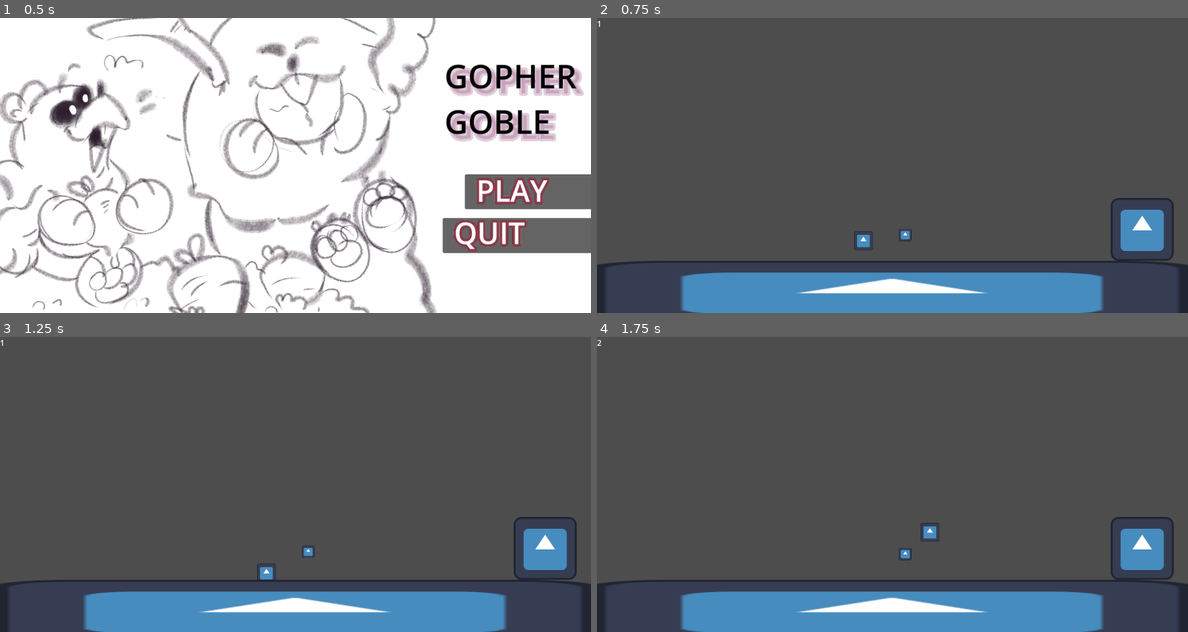
Above: before the commit, frames 1-4 (two rows, left to right).
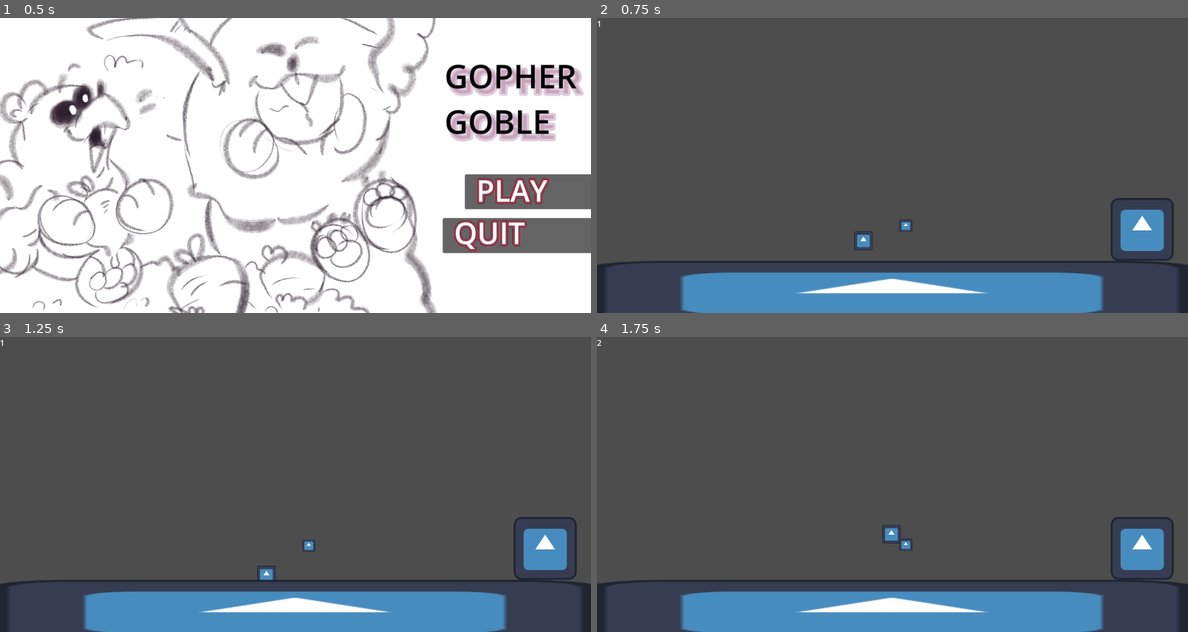
Above: after the commit, the same moments.

Repository: Kapioga/Gopher-Goble
Game: Godot game, scene res://Scenes/start_screen.tscn
Same seed, same stepped clock (60 frames per second), same inputs: the game is played once before the commit and once after it. The engine's default icon, where the game draws it, is replaced by a stand-in: a white triangle on a blue panel in a dark square.
Inputs (mouse positions are in pixels of both pictures, inside the frame that each line leads up to):
- Up to frame 1 (0.5 s): no input
- Up to frame 2 (0.75 s): click "PLAY" at 0.5 s
- Up to frame 3 (1.25 s): no input
- Up to frame 4 (1.75 s): tap Enter (ui_accept) at 1.25, 1.52 s; move the mouse to (1022, 469) at 1.27 s; hold Right (Right) from 1.28 s (still down)

Frame 1 is identical in both runs. In frame 2, 0.1% of the frame differs, in the area x 51-54%, y 68-76%; in frame 3, 0.1%; in frame 4, 0.4%, in the area x 48-58%, y 63-76%.

Commit message:
Cleaned up code and nodes

Diff:
--- a/Scenes/Game_Main.tscn
+++ b/Scenes/Game_Main.tscn
@@ -8,7 +8,7 @@
 [ext_resource type="PackedScene" uid="uid://d3rjdb1ycdumj" path="res://temp_borders.tscn" id="5_prq3j"]
 
 [sub_resource type="RectangleShape2D" id="RectangleShape2D_4jxgm"]
-size = Vector2(55, 69)
+size = Vector2(38, 46)
 
 [node name="GameMain" type="Node2D"]
 script = ExtResource("1_nodvi")
@@ -20,12 +20,12 @@
 position = Vector2(599, 558)
 
 [node name="Veggie" parent="." instance=ExtResource("3_1isrd")]
-position = Vector2(626, 446)
+position = Vector2(627, 429)
 
 [node name="ScoreDetect" type="Area2D" parent="Veggie"]
 
 [node name="CollisionShape2D" type="CollisionShape2D" parent="Veggie/ScoreDetect"]
-position = Vector2(0, 1)
+position = Vector2(-1, -6)
 shape = SubResource("RectangleShape2D_4jxgm")
 
 [node name="Gopher" parent="." instance=ExtResource("4_nnyj8")]
--- a/Scenes/Platform.tscn
+++ b/Scenes/Platform.tscn
@@ -3,7 +3,7 @@
 [ext_resource type="Texture2D" uid="uid://yjl2s5idrpga" path="res://icon.svg" id="1_ihswc"]
 
 [sub_resource type="RectangleShape2D" id="RectangleShape2D_g1ewx"]
-size = Vector2(1253, 122)
+size = Vector2(1253, 116)
 
 [node name="Platform" type="StaticBody2D"]
 
@@ -12,5 +12,5 @@
 texture = ExtResource("1_ihswc")
 
 [node name="CollisionShape2D" type="CollisionShape2D" parent="."]
-position = Vector2(0, -7)
+position = Vector2(0, 2)
 shape = SubResource("RectangleShape2D_g1ewx")
--- a/Scenes/Player.tscn
+++ b/Scenes/Player.tscn
@@ -4,18 +4,19 @@
 [ext_resource type="Texture2D" uid="uid://yjl2s5idrpga" path="res://icon.svg" id="2_jnavv"]
 
 [sub_resource type="RectangleShape2D" id="RectangleShape2D_lmrs2"]
-size = Vector2(62, 59)
+size = Vector2(42, 43)
 
 [sub_resource type="RectangleShape2D" id="RectangleShape2D_7jssq"]
+size = Vector2(37, 37)
 
 [node name="Player" type="CharacterBody2D"]
 position = Vector2(0, -13)
 script = ExtResource("1_y1cr8")
 
-[node name="DetectVeggie" type="Area2D" parent="." groups=["Player"]]
+[node name="DetectVeggie" type="Area2D" parent="."]
 
 [node name="CollisionShape2D" type="CollisionShape2D" parent="DetectVeggie"]
-position = Vector2(0, -0.5)
+position = Vector2(0, 0.5)
 shape = SubResource("RectangleShape2D_lmrs2")
 
 [node name="Sprite2D" type="Sprite2D" parent="."]
@@ -23,13 +24,5 @@
 texture = ExtResource("2_jnavv")
 
 [node name="CollisionShape2D" type="CollisionShape2D" parent="."]
+position = Vector2(-0.5, -0.5)
 shape = SubResource("RectangleShape2D_7jssq")
-
-[node name="Button" type="Button" parent="."]
-visible = false
-offset_left = 51.0
-offset_top = -8.0
-offset_right = 59.0
-text = "PRESS ME"
-
-[connection signal="pressed" from="Button" to="." method="_on_button_pressed"]
--- a/Scenes/Vegetable.tscn
+++ b/Scenes/Vegetable.tscn
@@ -4,13 +4,13 @@
 [ext_resource type="Texture2D" uid="uid://yjl2s5idrpga" path="res://icon.svg" id="1_wcyx6"]
 
 [sub_resource type="RectangleShape2D" id="RectangleShape2D_7b24k"]
-size = Vector2(36, 34)
+size = Vector2(26, 24)
 
 [sub_resource type="RectangleShape2D" id="RectangleShape2D_wvhoe"]
-size = Vector2(20, 44)
+size = Vector2(21, 33)
 
-[sub_resource type="Animation" id="Animation_0wdvj"]
-resource_name = "Idle"
+[sub_resource type="Animation" id="Animation_b20yg"]
+resource_name = "VeggieWiggle"
 loop_mode = 1
 tracks/0/type = "value"
 tracks/0/imported = false
@@ -22,10 +22,10 @@
 "times": PackedFloat32Array(0, 0.5, 1),
 "transitions": PackedFloat32Array(1, 1, 1),
 "update": 0,
-"values": [Vector2(0, 0), Vector2(0, -14), Vector2(0, 0)]
+"values": [Vector2(0, -8.05142), Vector2(0, -3), Vector2(0, -8.05142)]
 }
 
-[sub_resource type="Animation" id="Animation_wainr"]
+[sub_resource type="Animation" id="Animation_lblct"]
 length = 0.001
 tracks/0/type = "value"
 tracks/0/imported = false
@@ -37,34 +37,36 @@
 "times": PackedFloat32Array(0),
 "transitions": PackedFloat32Array(1),
 "update": 0,
-"values": [Vector2(0, 0)]
+"values": [Vector2(0, -8.05142)]
 }
 
-[sub_resource type="AnimationLibrary" id="AnimationLibrary_jgyxc"]
+[sub_resource type="AnimationLibrary" id="AnimationLibrary_oxv4h"]
 _data = {
-"Idle": SubResource("Animation_0wdvj"),
-"RESET": SubResource("Animation_wainr")
+"RESET": SubResource("Animation_lblct"),
+"VeggieWiggle": SubResource("Animation_b20yg")
 }
 
 [node name="Veggie" type="AnimatableBody2D"]
+position = Vector2(0, -5)
 script = ExtResource("1_g6nu7")
 
 [node name="Area2D" type="Area2D" parent="." groups=["Veggie"]]
 
 [node name="CollisionShape2D" type="CollisionShape2D" parent="Area2D"]
-position = Vector2(0, -1)
+position = Vector2(0, -6)
 shape = SubResource("RectangleShape2D_7b24k")
 
 [node name="CollisionShape2D" type="CollisionShape2D" parent="."]
-position = Vector2(-1, -1)
+position = Vector2(-0.5, -6.5)
 shape = SubResource("RectangleShape2D_wvhoe")
 
 [node name="Sprite2D" type="Sprite2D" parent="."]
+position = Vector2(0, -8.05142)
 scale = Vector2(0.2, 0.2)
 texture = ExtResource("1_wcyx6")
 
 [node name="AnimationPlayer" type="AnimationPlayer" parent="."]
-autoplay = "Idle"
+autoplay = "VeggieWiggle"
 libraries = {
-"": SubResource("AnimationLibrary_jgyxc")
+"": SubResource("AnimationLibrary_oxv4h")
 }
--- a/Scenes/start_screen.gd
+++ b/Scenes/start_screen.gd
@@ -7,19 +7,15 @@
 #PLAY Button
 func _on_play_button_mouse_entered():
 	animation_player.play("MenuWiggle")
-
 func _on_play_button_mouse_exited():
 	animation_player.stop()
-
 func _on_play_button_pressed():
 	get_tree().change_scene_to_file("res://Scenes/Game_Main.tscn")
 
 #QUIT Button
 func _on_quit_button_mouse_exited():
 	animation_player.stop()
-
 func _on_quit_button_pressed():
 	get_tree().quit()
-
 func _on_quit_button_mouse_entered():
 	animation_player.play("QuitButWiggle")
--- a/Scripts/Game_Main.gd
+++ b/Scripts/Game_Main.gd
@@ -3,22 +3,19 @@
 @onready var label = $ScoreLabel
 var score: int = 0
 
-# Called when the node enters the scene tree for the first time.
+
 func _ready():
-	pass # Replace with function body.
+	pass
 
+func _process(delta):
+	pass
 
-# Called every frame. 'delta' is the elapsed time since the previous frame.
-func _process(delta):
-	leavepan()
 
 #Exits to splash screen
 func leavepan():
 	if Input.is_action_just_pressed("Exit"):
 		get_tree().change_scene_to_file("res://Scenes/start_screen.tscn")
 
-
-
 #Adds score to label
 func _on_score_detect_area_entered(area):
 	var newscore = 1
--- a/Scripts/Player.gd
+++ b/Scripts/Player.gd
@@ -42,8 +42,3 @@
 
 func Emitgrab():
 	pass
-
-
-func _on_button_pressed():
-	velocity.y = JUMP_VELOCITY
-	print("Wow!")
--- a/temp_borders.tscn
+++ b/temp_borders.tscn
@@ -1,15 +1,15 @@
 [gd_scene load_steps=2 format=3 uid="uid://d3rjdb1ycdumj"]
 
 [sub_resource type="RectangleShape2D" id="RectangleShape2D_qbit7"]
-size = Vector2(55.5, 617)
+size = Vector2(29.5, 617)
 
 [node name="TempBorders" type="StaticBody2D"]
 position = Vector2(-35, 2)
 
 [node name="Left Barrier" type="CollisionShape2D" parent="."]
-position = Vector2(6.25, 306.5)
+position = Vector2(18, 307)
 shape = SubResource("RectangleShape2D_qbit7")
 
 [node name="Right Barrier" type="CollisionShape2D" parent="."]
-position = Vector2(1262, 303)
+position = Vector2(1253, 303)
 shape = SubResource("RectangleShape2D_qbit7")
